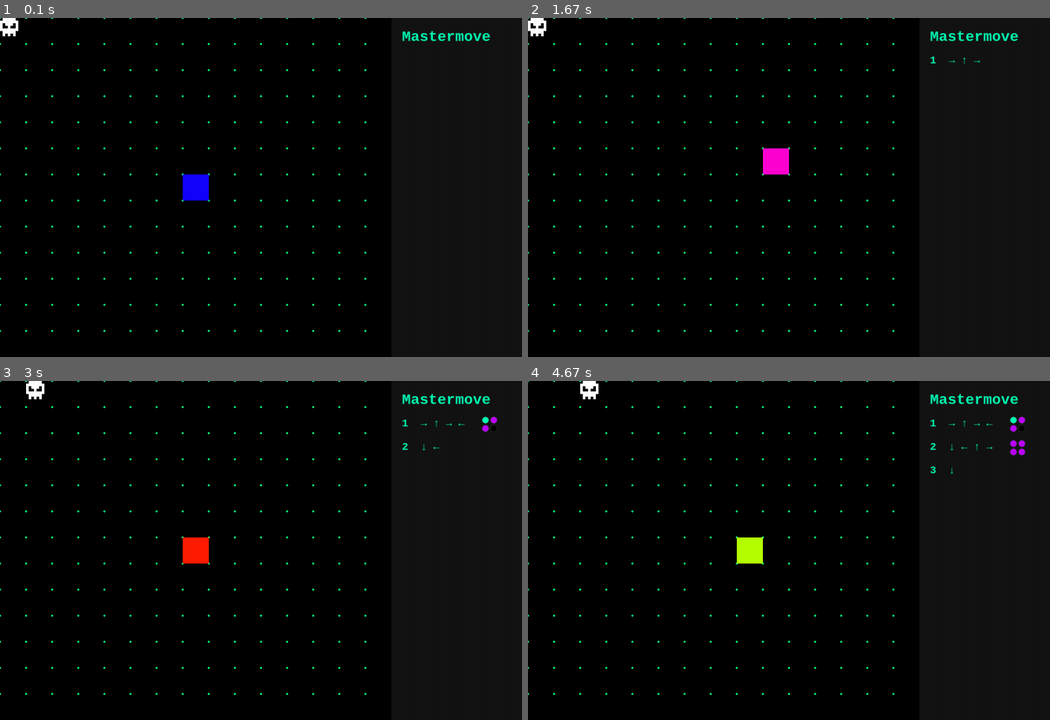
Above: before the commit, frames 1-4 (two rows, left to right).
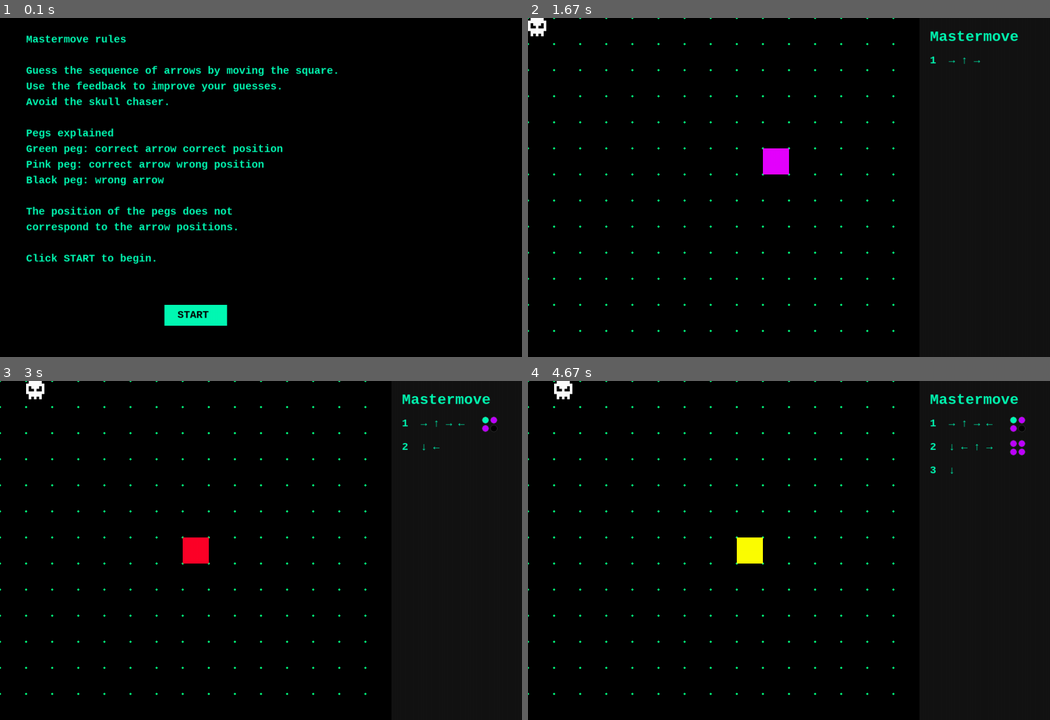
Above: after the commit, the same moments.

Repository: elsbethcodes/master-move
Game: pygame game, started from mastermove.py
Two runs of this game, one before a commit and one after it. Both use one fixed random seed, a clock stepped at 60 frames per second and the inputs below.
Inputs (mouse positions are in pixels of both pictures, inside the frame that each line leads up to):
- Up to frame 1 (0.1 s): no input
- Up to frame 2 (1.67 s): click (721, 316) at 0.38 s, where only the run after the commit has a clickable "START"; hold Right 0.67-1.13 s; hold Up 1.17-1.47 s; hold Right from 1.5 s (still down)
- Up to frame 3 (3 s): release Right at 1.97 s; hold Left 2-2.53 s; hold Down 2.57-2.87 s; hold Left from 2.9 s (still down)
- Up to frame 4 (4.67 s): release Left at 3.3 s; hold Up 3.33-3.7 s; hold Right 3.73-4.37 s; hold Down from 4.4 s (still down)

The runs differ from the first frame. In frame 1, 6.3% of the frame differs, in the area x 0-94%, y 0-93%; in frame 2, 0.4%; in frame 3, 0.4%; in frame 4, 0.7%.

Commit message:
instruction screen added

Diff:
--- a/mastermove.py
+++ b/mastermove.py
@@ -4,9 +4,7 @@
 import math
 import random
 
-#############################################################################################################################################
-
-pygame.init() # initialises all pygame modules
+pygame.init()
 
 """ Global variables """
 TILE_SIZE = 50
@@ -18,13 +16,11 @@
 screen = pygame.display.set_mode((SCREEN_WIDTH + PANEL_WIDTH, SCREEN_HEIGHT))
 clock = pygame.time.Clock()
 
-CENTRE_SCREEN = [SCREEN_WIDTH/2 - TILE_SIZE/2, SCREEN_HEIGHT/2 - TILE_SIZE/2] # starting coordinate of top left corner of square
-
+CENTRE_SCREEN = [SCREEN_WIDTH/2 - TILE_SIZE/2, SCREEN_HEIGHT/2 - TILE_SIZE/2]
 player = pygame.Rect((CENTRE_SCREEN[0], CENTRE_SCREEN[1], TILE_SIZE, TILE_SIZE))
-r, g, b = 0, 0, 255 # starting colour
-colour_direction = 1 # 1 for up, -1 for down
-
-dot_colour = (0, 255, 128)  # retro green
+r, g, b = 0, 0, 255
+colour_direction = 1
+dot_colour = (0, 255, 128)
 dot_radius = 2
 
 font = pygame.font.SysFont("Courier", 20, bold=True)
@@ -34,10 +30,23 @@
 guesses = []
 feedback = []
 sequence = [random.choice(['↑', '↓', '→', '←']) for x in range(4)]
-#print(sequence) #check
-
-
-""" Function to fade the colour of the playing square """
+
+PIXEL_SIZE = 5
+skull_sprite = [
+    [0,1,1,1,1,1,0],
+    [1,1,1,1,1,1,1],
+    [1,0,1,1,1,0,1],
+    [1,0,0,1,0,0,1],
+    [1,1,1,1,1,1,1],
+    [0,1,1,1,1,1,0],
+    [0,1,0,1,0,1,0],
+]
+SKULL_MOVE_INTERVAL = 2000
+skull_timer = pygame.time.get_ticks()
+skull_tile = [0, 0]
+
+game_state = "instructions"  # "instructions" or "playing"
+
 def update_color(r, g, b):
     speed = 2
     if r == 255 and g < 255 and b == 0:
@@ -54,64 +63,51 @@
         b -= speed
     return max(0, min(255, r)), max(0, min(255, g)), max(0, min(255, b))
 
-""" Function to draw the mastermind panel that tracks goes """
 def draw_mastermind_panel(screen, guesses, feedback):
     panel_x = SCREEN_WIDTH
-    screen.fill((20, 20, 20), (panel_x, 0, PANEL_WIDTH, SCREEN_HEIGHT))  # Side panel background
-
-    # Title
+    screen.fill((20, 20, 20), (panel_x, 0, PANEL_WIDTH, SCREEN_HEIGHT))
     title_surf = title_font.render("Mastermove", True, (0, 250, 180))
     screen.blit(title_surf, (panel_x + 20, 20))
 
-    # Draw guess rows
     for i, guess in enumerate(guesses):
         y = 70 + i * 45
         guess_str = " ".join(guess)
         guess_surf = font.render(f"{i+1}  {guess_str}", True, (0, 250, 180))
         screen.blit(guess_surf, (panel_x + 20, y))
 
-        # Only draw feedback if this guess has 4 arrows
         if len(guess) == 4 and i < len(feedback):
             peg_size = 7
             spacing = 2
             peg_x_start = panel_x + 180
             peg_y_start = y + 5
-
             for j, outcome in enumerate(feedback[i]):
                 row = j // 2
                 col = j % 2
                 cx = peg_x_start + col * (peg_size * 2 + spacing)
                 cy = peg_y_start + row * (peg_size * 2 + spacing)
-
                 colour_rgb = (
                     (0, 0, 0) if outcome == 'miss'
                     else (191, 0, 255) if outcome == 'incorrect position'
                     else (0, 250, 180)
                 )
-
                 pygame.draw.circle(screen, colour_rgb, (cx, cy), peg_size)
                 pygame.draw.circle(screen, (50, 50, 50), (cx, cy), peg_size, 1)
 
-# add_item allows a move to be added to guesses, in a new sublist if this is the first guess or a a guess of 4 moves has been completed
 def add_item(item, lst):
     if not lst or len(lst[-1]) == 4:
-        lst.append([item])  # start a new sublist
+        lst.append([item])
     else:
-        lst[-1].append(item)  # add to the last sublist
+        lst[-1].append(item)
 
 def get_feedback(guess, solution):
     feedback = []
     temp_solution = solution.copy()
     temp_guess = guess.copy()
-
-    # First pass – correct position and symbol
     for i in range(4):
         if temp_guess[i] == temp_solution[i]:
             feedback.append('correct')
             temp_solution[i] = None
             temp_guess[i] = None
-
-    # Second pass – correct symbol, incorrect position
     for i in range(4):
         if temp_guess[i] is not None and temp_guess[i] in temp_solution:
             feedback.append('incorrect position')
@@ -119,21 +115,6 @@
         elif temp_guess[i] is not None:
             feedback.append('miss')
     return feedback
-
-# Skull setup
-PIXEL_SIZE = 5
-skull_sprite = [
-    [0,1,1,1,1,1,0],
-    [1,1,1,1,1,1,1],
-    [1,0,1,1,1,0,1],
-    [1,0,0,1,0,0,1],
-    [1,1,1,1,1,1,1],
-    [0,1,1,1,1,1,0],
-    [0,1,0,1,0,1,0],
-]
-SKULL_MOVE_INTERVAL = 2000
-skull_timer = pygame.time.get_ticks()
-skull_tile = [0, 0]  # skull grid position (x, y)
 
 def draw_skull(x, y, color=(255,255,255)):
     for row_idx, row in enumerate(skull_sprite):
@@ -146,135 +127,152 @@
                 )
                 pygame.draw.rect(screen, color, rect)
 
-#############################################################################################################################################
+def draw_instruction_screen():
+    screen.fill((0, 0, 0))
+    lines = [
+        "Mastermove rules",
+        "",
+        "Guess the sequence of arrows by moving the square.",
+        "Use the feedback to improve your guesses.",
+        "Avoid the skull chaser.",
+        "",
+        "Pegs explained",
+        "Green peg: correct arrow correct position",
+        "Pink peg: correct arrow wrong position",
+        "Black peg: wrong arrow",
+        "",
+        "The position of the pegs does not",
+        "correspond to the arrow positions.",
+        "",
+        "Click START to begin."
+    ]
+    for i, line in enumerate(lines):
+        text_surf = font.render(line, True, (0, 250, 180))
+        screen.blit(text_surf, (50, 30 + i * 30))
+
+    button_rect = pygame.Rect(SCREEN_WIDTH//2 - 60, SCREEN_HEIGHT - 100, 120, 40)
+    pygame.draw.rect(screen, (0, 250, 180), button_rect)
+    start_text = font.render("START", True, (0, 0, 0))
+    screen.blit(start_text, (button_rect.x + 25, button_rect.y + 8))
+    return button_rect
 
 run = True
 can_move = True
-c = 0 # counter
-
-""" Game play """
+c = 0
+
 while run:
-
-    for event in pygame.event.get():
-        if event.type == pygame.QUIT:
+    if game_state == "instructions":
+        start_button = draw_instruction_screen()
+        pygame.display.update()
+
+        for event in pygame.event.get():
+            if event.type == pygame.QUIT:
+                run = False
+            elif event.type == pygame.MOUSEBUTTONDOWN:
+                if start_button.collidepoint(event.pos):
+                    game_state = "playing"
+
+    elif game_state == "playing":
+        for event in pygame.event.get():
+            if event.type == pygame.QUIT:
+                run = False
+
+            if event.type == pygame.KEYDOWN and can_move:
+                key = pygame.key.get_pressed()
+                if key[pygame.K_LEFT]:
+                    player.move_ip(-TILE_SIZE,0)
+                    can_move = False
+                    add_item('←', guesses)
+                    if len(guesses[-1]) == 4:
+                        feedback.append(sorted(get_feedback(guesses[-1], sequence)))
+                    c+=1
+                elif key[pygame.K_RIGHT]:
+                    player.move_ip(TILE_SIZE,0)
+                    can_move = False
+                    add_item('→', guesses)
+                    if len(guesses[-1]) == 4:
+                        feedback.append(sorted(get_feedback(guesses[-1], sequence)))
+                    c+=1
+                elif key[pygame.K_UP]:
+                    player.move_ip(0,-TILE_SIZE)
+                    can_move = False
+                    add_item('↑', guesses)
+                    if len(guesses[-1]) == 4:
+                        feedback.append(sorted(get_feedback(guesses[-1], sequence)))
+                    c+=1
+                elif key[pygame.K_DOWN]:
+                    player.move_ip(0,TILE_SIZE)
+                    can_move = False
+                    add_item('↓', guesses)
+                    if len(guesses[-1]) == 4:
+                        feedback.append(sorted(get_feedback(guesses[-1], sequence)))
+                    c+=1
+
+            if event.type == pygame.KEYUP:
+                can_move = True
+
+        if player.left < 0:
+            player.right = SCREEN_WIDTH
+        elif player.right > SCREEN_WIDTH:
+            player.left = 0
+        if player.top < 0:
+            player.bottom = SCREEN_HEIGHT
+        elif player.bottom > SCREEN_HEIGHT:
+            player.top = 0
+
+        skull_px = skull_tile[0] * TILE_SIZE
+        skull_py = skull_tile[1] * TILE_SIZE
+
+        current_time = pygame.time.get_ticks()
+        if current_time - skull_timer >= SKULL_MOVE_INTERVAL and can_move:
+            skull_timer = current_time
+            dx = player.x - skull_tile[0] * TILE_SIZE
+            dy = player.y - skull_tile[1] * TILE_SIZE
+            if abs(dx) > abs(dy):
+                skull_tile[0] += 1 if dx > 0 else -1
+            elif dy != 0:
+                skull_tile[1] += 1 if dy > 0 else -1
+
+        screen.fill((0,0,0))
+
+        for x in range(0, SCREEN_WIDTH, TILE_SIZE):
+            for y in range(0, SCREEN_HEIGHT, TILE_SIZE):
+                pygame.draw.circle(screen, dot_colour, (x, y), dot_radius)
+
+        r, g, b = update_color(r, g, b)
+        pygame.draw.rect(screen, (r, g, b), player)
+        draw_skull(skull_px, skull_py)
+        draw_mastermind_panel(screen, guesses, feedback)
+
+        if player.x == skull_px and player.y == skull_py:
+            for i in range(4):
+                pygame.draw.rect(screen, (0, 0, 0), player)
+                pygame.display.update()
+                pygame.time.delay(150)
+                pygame.draw.rect(screen, (255, 255, 255), player)
+                pygame.display.update()
+                pygame.time.delay(150)
+            game_over_text = title_font.render("Game Over", True, (255, 20, 147))
+            screen.blit(game_over_text, (SCREEN_WIDTH//2 - 80, SCREEN_HEIGHT//2 - 20))
+            pygame.display.update()
+            pygame.time.delay(2000)
             run = False
 
-    # Skull pixel position
-    skull_px = skull_tile[0] * TILE_SIZE
-    skull_py = skull_tile[1] * TILE_SIZE
-
-    # Skull moves every 2 seconds toward player
-    current_time = pygame.time.get_ticks()
-    if current_time - skull_timer >= SKULL_MOVE_INTERVAL and can_move:
-        skull_timer = current_time
-
-        # Calculate direction
-        dx = player.x - skull_tile[0] * TILE_SIZE
-        dy = player.y - skull_tile[1] * TILE_SIZE
-
-        if abs(dx) > abs(dy):
-            skull_tile[0] += 1 if dx > 0 else -1
-        elif dy != 0:
-            skull_tile[1] += 1 if dy > 0 else -1
-
-    """ Arrow keys for moving player """
-    if event.type == pygame.KEYDOWN and can_move:
-        key = pygame.key.get_pressed()
-        if key[pygame.K_LEFT] == True:
-            player.move_ip(-TILE_SIZE,0)
-            can_move = False # stops the playing square moving again for a sustained keypress
-            add_item('←', guesses)
-            if len(guesses[-1]) == 4:
-                feedback.append(sorted(get_feedback(guesses[-1], sequence)))
-            c+=1
-        elif key[pygame.K_RIGHT] == True: # using elif instead of if prevents player moving in two directions in one go
-            player.move_ip(TILE_SIZE,0)
-            can_move = False
-            add_item('→', guesses)
-            if len(guesses[-1]) == 4:
-                feedback.append(sorted(get_feedback(guesses[-1], sequence)))
-            c+=1
-        elif key[pygame.K_UP] == True:
-            player.move_ip(0,-TILE_SIZE)
-            can_move = False
-            add_item('↑', guesses)
-            if len(guesses[-1]) == 4:
-                feedback.append(sorted(get_feedback(guesses[-1], sequence)))
-            c+=1
-        elif key[pygame.K_DOWN] == True:
-            player.move_ip(0,TILE_SIZE)
-            can_move = False
-            add_item('↓', guesses)
-            if len(guesses[-1]) == 4:
-                feedback.append(sorted(get_feedback(guesses[-1], sequence)))
-            c+=1
-
-    """ Screen boundary """
-    if player.left < 0:
-        player.right = SCREEN_WIDTH
-    elif player.right > SCREEN_WIDTH:
-        player.left = 0
-    if player.top < 0:
-        player.bottom = SCREEN_HEIGHT
-    elif player.bottom > SCREEN_HEIGHT:
-        player.top = 0
-
-    if event.type == pygame.KEYUP:
-        can_move = True
-
-
-    """ Screen background """
-    screen.fill((0,0,0)) # resets the screen to black
-
-    for x in range(0, SCREEN_WIDTH, TILE_SIZE):
-        for y in range(0, SCREEN_HEIGHT, TILE_SIZE):
-            pygame.draw.circle(screen, dot_colour, (x, y), dot_radius) # draws grid of dots
-            # pygame.draw.circle(screen, dot_colour, (x, y), dot_radius) # can replace the above with this line for the grid to change colour like the playing square
-
-    r, g, b = update_color(r, g, b)
-
-    """ Border on playing square """
-    #pygame.draw.rect(screen, (100, 100, 100), player)
-    #inner_rect = player.inflate(-4, -4)
-    #pygame.draw.rect(screen, (r, g, b), inner_rect)
-
-    pygame.draw.rect(screen, (r, g, b), player)
-    draw_skull(skull_px, skull_py)
-
-    draw_mastermind_panel(screen, guesses, feedback)
-
-    # Check collision with skull
-    if player.x == skull_px and player.y == skull_py:
-        for i in range(4):  # two flashes
-            pygame.draw.rect(screen, (0, 0, 0), player)
-            pygame.display.update()
-            pygame.time.delay(150)
-            pygame.draw.rect(screen, (255, 255, 255), player)
-            pygame.display.update()
-            pygame.time.delay(150)
-        game_over_text = title_font.render("Game Over", True, (255, 20, 147))
-        screen.blit(game_over_text, (SCREEN_WIDTH//2 - 80, SCREEN_HEIGHT//2 - 20))
+        if feedback:
+            if c == GOES*4 or feedback[-1] == ['correct','correct','correct','correct']:
+                can_move = False
+                if c == GOES*4:
+                    y1 = 70 + GOES * 45
+                    sequence_print = "".join(str(x) for x in sequence)
+                    game_over_surf = font.render(f"Game Lost: {sequence_print}", True, (0, 250, 180))
+                    screen.blit(game_over_surf, (SCREEN_WIDTH + 20, y1))
+                if feedback[-1] == ['correct','correct','correct','correct']:
+                    y2 = 70 + len(feedback) * 45
+                    game_complete_surf = font.render("Game Complete", True, (0, 250, 180))
+                    screen.blit(game_complete_surf, (SCREEN_WIDTH + 20, y2))
+
         pygame.display.update()
-        pygame.time.delay(2000)
-        run = False
-
-    if feedback: # checks feedback is non-empty
-        if c == GOES*4 or feedback[-1] == ['correct','correct','correct','correct']:
-            can_move = False
-            if c == GOES*4:
-                y1 = 70 + GOES * 45
-                sequence_print = "".join(str(x) for x in sequence)
-                game_over_surf = font.render(f"Game Lost: {sequence_print}", True, (0, 250, 180))
-                screen.blit(game_over_surf, (SCREEN_WIDTH + 20, y1))
-            if feedback[-1] == ['correct','correct','correct','correct']:
-                y2 = 70 + len(feedback) * 45
-                game_complete_surf = font.render("Game Complete", True, (0, 250, 180))
-                screen.blit(game_complete_surf, (SCREEN_WIDTH + 20, y2))
-
-    pygame.display.update()# most important line
-    clock.tick(90) # frames per second
+        clock.tick(90)
 
 pygame.quit()
 sys.exit()
-
-########################################################################################################################################################################
